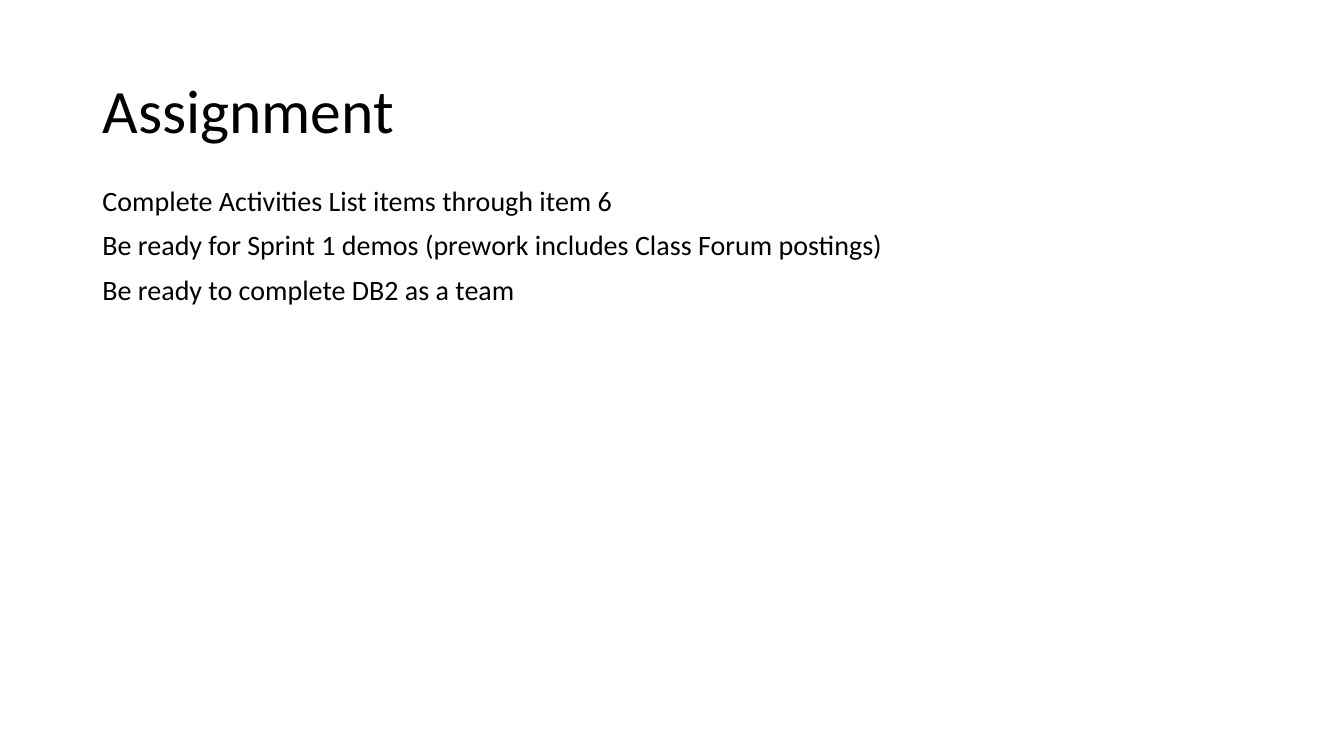
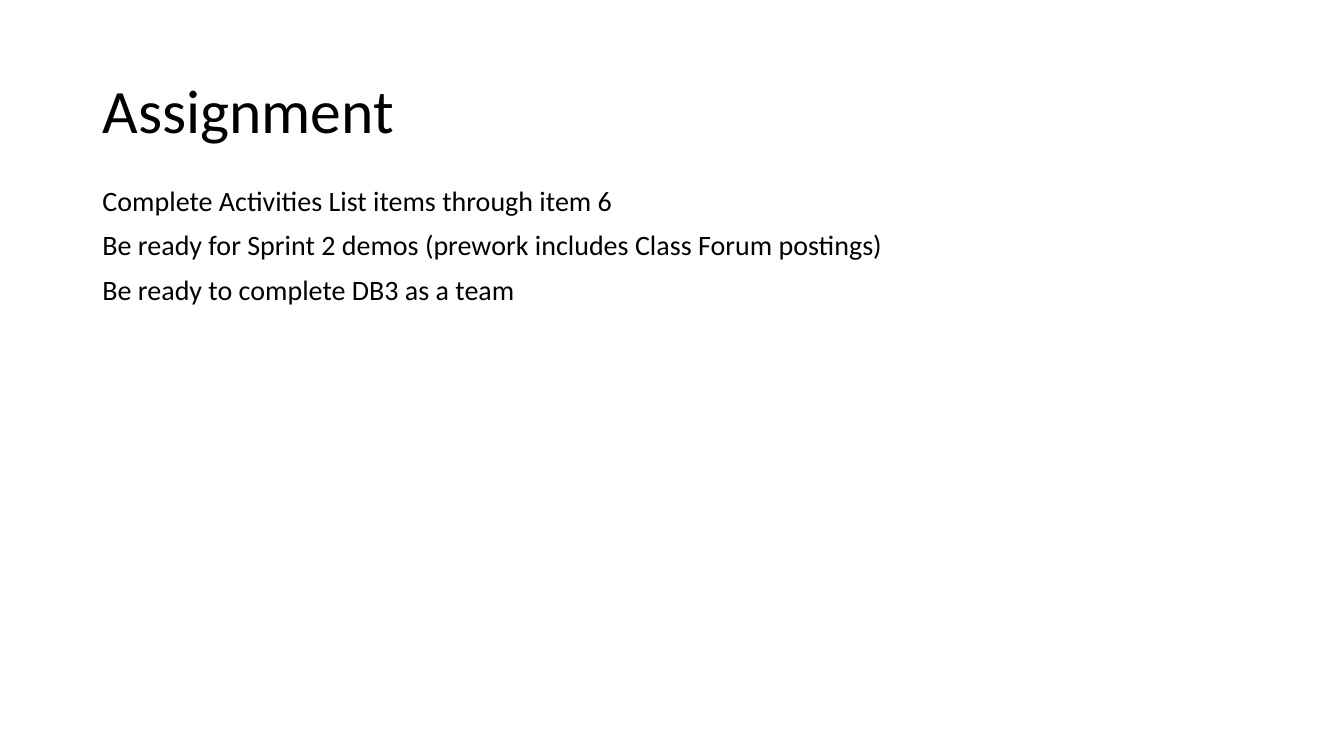
Before and after one commit to EricJPogue/CPSC-24500, a slide deck: slide 10 of lecture-slides/2020-02-11-oop.pptx (slide 9 before the commit). Drawn at 1344x756 pixels with LibreOffice and Linux fonts; fonts in the diff are those of the drawing. Boxes give left, top, right and bottom in pixels: in the first picture for what was removed or moved away, otherwise in the second. Text is boxed around its words. In the diff, an @@ line names an element or a change of style, - is before the commit and + after.

Commit message:
Update files.

```diff
--- a/lecture-slides/2020-02-11-oop.pptx
+++ b/lecture-slides/2020-02-11-oop.pptx
@@ text at (102,234,882,305): text changed @@
-Be ready for Sprint 1 demos (prework includes Class Forum postings)
-Be ready to complete DB2 as a team
+Be ready for Sprint 2 demos (prework includes Class Forum postings)
+Be ready to complete DB3 as a team
```
Also in this commit, not shown: 1 slide added.
